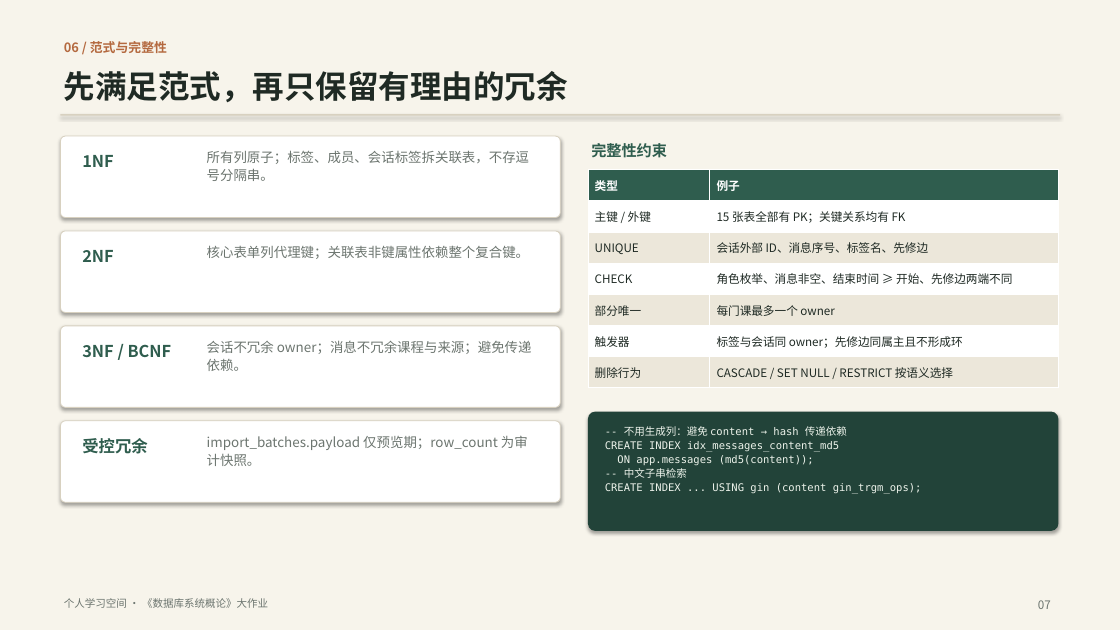
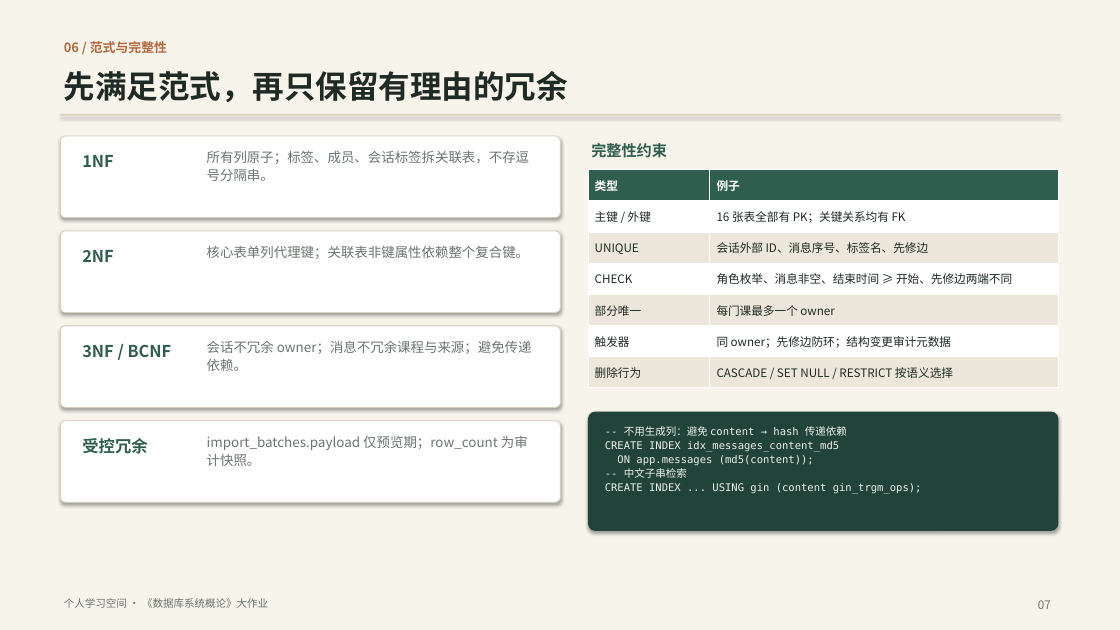
Before and after one commit to ycl-berserk/2026Database, a slide deck: slide 7 of docs/汇报.pptx. Drawn at 1120x630 pixels with LibreOffice and Linux fonts; fonts in the diff are those of the drawing. Boxes give left, top, right and bottom in pixels: in the first picture for what was removed or moved away, otherwise in the second. Text is boxed around its words. In the diff, an @@ line names an element or a change of style, - is before the commit and + after.

Commit message:
feat: 审计历史与通用触发器（D2）
- 迁移 007 新增 audit_log，审计课程、课程成员与账号的结构变更
- 只记录对象、动作、主键与变更列名，排除 password_hash，不复制任何列值
- SECURITY DEFINER 触发器写入，ls_app 只读；清理函数最少保留 90 天
- 管理页新增筛选时间线与清理入口，补充 6 项集成测试和 verify.db.audit
- 文档、截图与 PPT 更新到 16 张表、9 个触发器、274 项测试、41 项验收

```diff
--- a/docs/汇报.pptx
+++ b/docs/汇报.pptx
@@ table at [588,170,1059,388] @@
-row 2, column 2: 15 张表全部有 PK；关键关系均有 FK
+row 2, column 2: 16 张表全部有 PK；关键关系均有 FK
-row 6, column 2: 标签与会话同 owner；先修边同属主且不形成环
+row 6, column 2: 同 owner；先修边防环；结构变更审计元数据
```
Also in this commit, not shown: 7 other slides changed, 26 other files.
